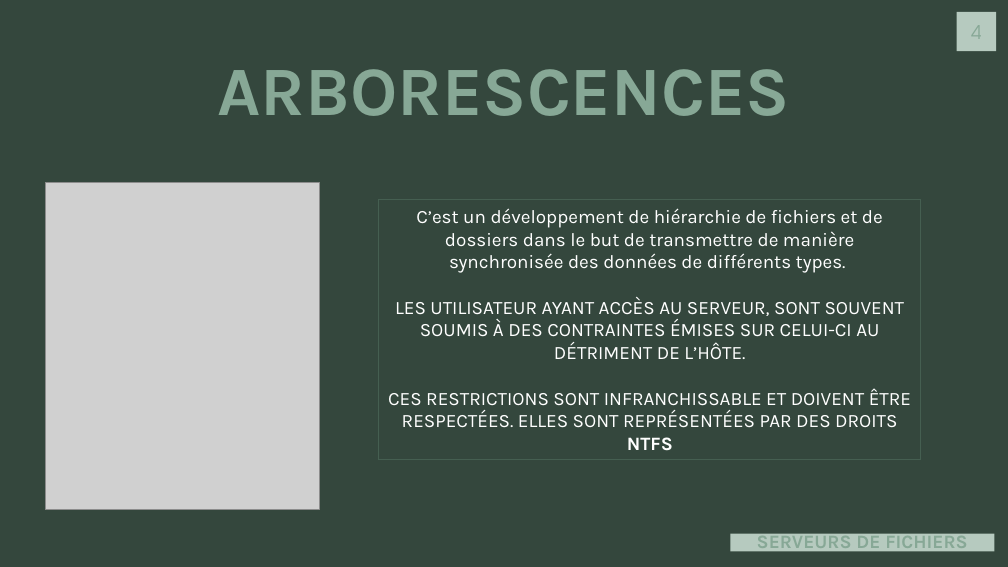
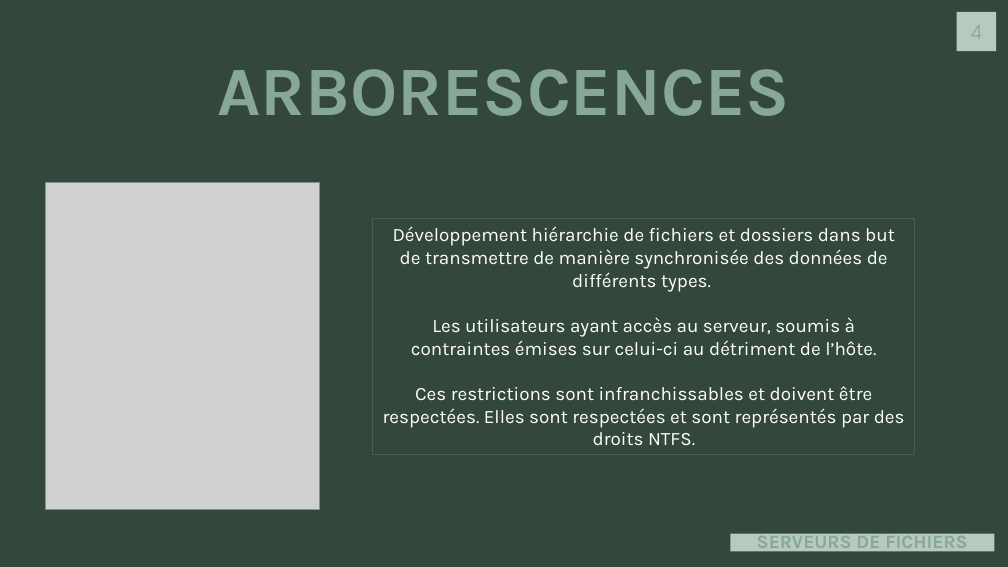
Before and after one commit to J0rg321/Serveur_Fichiers_ICT-123, a slide deck: slide 4 of SERVEUR ET FICHIERS D’IMPRESSION.pptx. Drawn at 1008x567 pixels with LibreOffice and Linux fonts; fonts in the diff are those of the drawing; grey boxes stand for pictures. Boxes give left, top, right and bottom in pixels: in the first picture for what was removed or moved away, otherwise in the second. Text is boxed around its words. In the diff, an @@ line names an element or a change of style, - is before the commit and + after.

Commit message:
HJH

```diff
--- a/SERVEUR ET FICHIERS D’IMPRESSION.pptx
+++ b/SERVEUR ET FICHIERS D’IMPRESSION.pptx
@@ rectangle "Développement hiérarchie de fichiers et ...": place and size @@
-rectangle "Développement hiérarchie de fichiers et ..." at bbox=[379, 200, 921, 459]
+rectangle "Développement hiérarchie de fichiers et ..." at bbox=[373, 218, 915, 454]
@@ text in rectangle at bbox=[383, 226, 905, 445]: text changed @@
-C’est un développement de hiérarchie de fichiers et de dossiers dans le but de transmettre de manière synchronisée des données de différents types.
-LES UTILISATEUR AYANT ACCÈS AU SERVEUR, SONT SOUVENT SOUMIS À DES CONTRAINTES ÉMISES SUR CELUI-CI AU DÉTRIMENT DE L’HÔTE.
-CES RESTRICTIONS SONT INFRANCHISSABLE ET DOIVENT ÊTRE RESPECTÉES. ELLES SONT REPRÉSENTÉES PAR DES DROITS NTFS
+Développement hiérarchie de fichiers et dossiers dans but de transmettre de manière synchronisée des données de différents types.
+Les utilisateurs ayant accès au serveur, soumis à contraintes émises sur celui-ci au détriment de l’hôte.
+Ces restrictions sont infranchissables et doivent être respectées. Elles sont respectées et sont représentés par des droits NTFS.
```
Also in this commit, not shown: 2 other slides changed.
